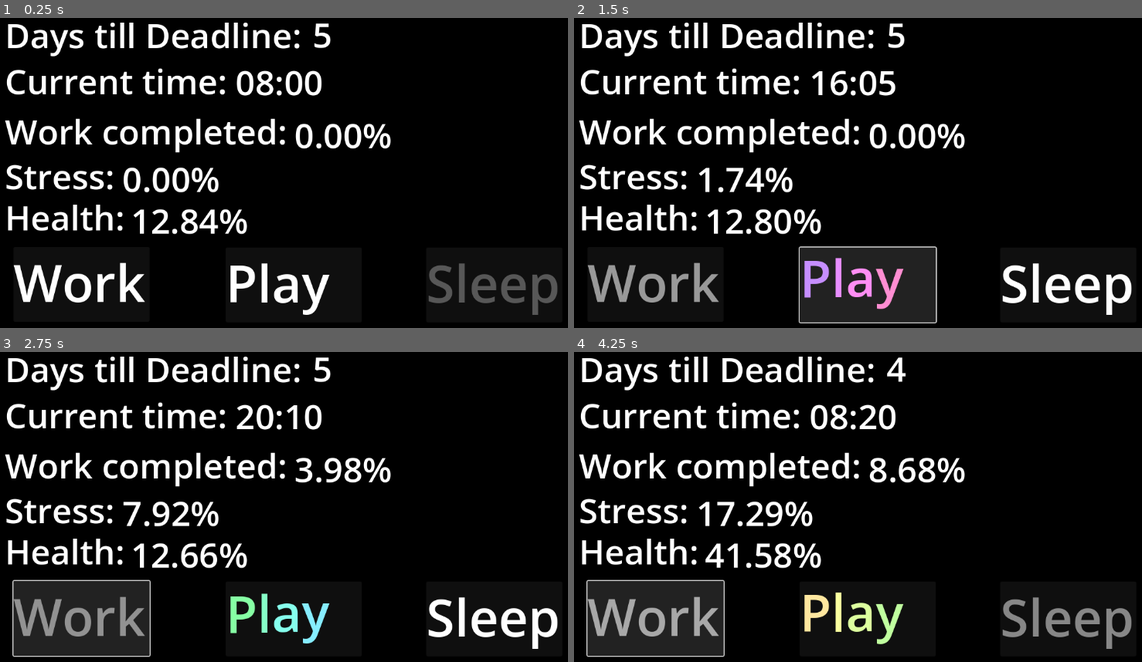
Above: before the commit, frames 1-4 (two rows, left to right).
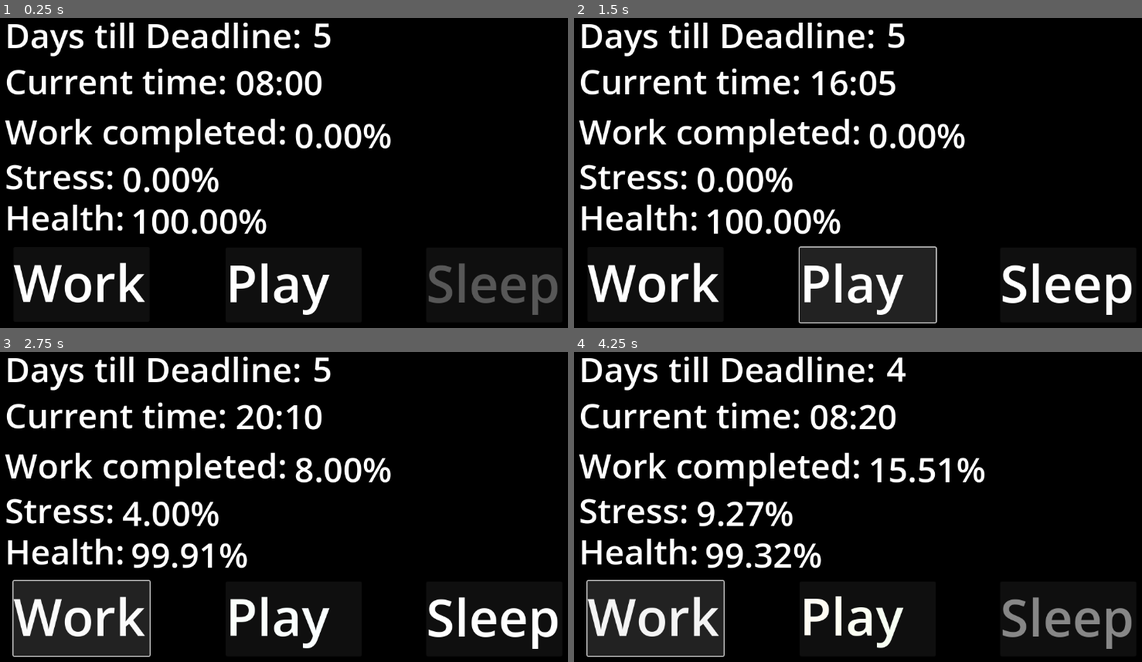
Above: after the commit, the same moments.

Repository: rschlegeTH/EPWS2526PritzkauSchlegel
Game: Godot game, scene res://main_scene.tscn
The game is run twice, just before and just after one commit, with the same random seed, the same clock (stepped at 60 frames per second) and the same inputs.
Inputs:
- Up to frame 1 (0.25 s): no input
- Up to frame 2 (1.5 s): click "[playEffect]Play[/playEffect]" at 0.5 s; click "[playEffect]Play[/playEffect]" at 1.25 s
- Up to frame 3 (2.75 s): click "[workEffect]Work[/workEffect]" at 2 s
- Up to frame 4 (4.25 s): click "[sleepEffect]Sleep[/sleepEffe…" at 2.75 s; click "[workEffect]Work[/workEffect]" at 3.5 s

The runs differ from the first frame. In frame 1, 0.9% of the frame differs, in the area x 26-47%, y 61-70%; in frame 2, 3.6%; in frame 3, 3.5%; in frame 4, 4.5%, in the area x 2-73%, y 34-96%.

Commit message:
Kurve zur relativen berechnung von productivity hinzugefügt

Diff:
--- a/Development/new-game-project/main_scene.tscn
+++ b/Development/new-game-project/main_scene.tscn
@@ -29,6 +29,10 @@
 _data = [Vector2(0, 0.5), 0.0, 0.5, 0, 1, Vector2(1, 1), 0.5, 0.0, 1, 0]
 point_count = 2
 
+[sub_resource type="Curve" id="Curve_mo76n"]
+_data = [Vector2(0, 0), 0.0, 0.0, 0, 0, Vector2(1, 1), 2.3332589, 0.0, 0, 0]
+point_count = 2
+
 [node name="main_scene" type="Node2D"]
 
 [node name="UpdateTimer" type="Timer" parent="."]
@@ -36,11 +40,11 @@
 
 [node name="Variablen-Manager" parent="." instance=ExtResource("1_hq1ik")]
 unique_name_in_owner = true
-gesundheit = 12.844
 g_modTicksSinceSleep = SubResource("Curve_7ycvg")
 g_modStress = SubResource("Curve_wr18j")
 s_modDead = SubResource("Curve_qwutr")
 s_modGesundheit = SubResource("Curve_671wp")
+productivityScale = SubResource("Curve_mo76n")
 time_Hour = 8
 ticksSinceSleep = 25
 
--- a/Development/new-game-project/scritps/variable_manager.gd
+++ b/Development/new-game-project/scritps/variable_manager.gd
@@ -11,6 +11,7 @@
 @export var g_modStress: Curve ## Kurve welche den Einfluss von stress auf g_mod beschreibt
 @export var s_modDead: Curve ## Kurve welche den Einfluss von dead auf s_mod beschreibt
 @export var s_modGesundheit: Curve ## Kurve welche den Einfluss von gesundheit auf s_mod beschreibt
+@export var productivityScale: Curve ## Kurve welche den relativen Einfluss auf completion darstellt
 
 # Zeit für die Uhrzeit
 const  MINUTETICK: int = 5
@@ -69,7 +70,7 @@
 	if(completion == 100):
 		print("Work Successfull!!!")
 		return
-	var prodPercent:float = productivity /100 ## Productivity durch 100 teilen, um einen Wert kleiner 1 zu erhalten.
+	var prodPercent:float = productivityScale.sample(productivity * 0.01)  ## Productivity wird relativ zur ProductivityScale kurve multipliziert
 	completion = completion + completionGrowth * prodPercent
 	completion = clampf(completion, 0, 100)
 
@@ -93,7 +94,7 @@
 	playGame()
 
 ## Erhöht den Arbeitsfortschritt um die investierte Zeit und verbraucht die investierte Zeit.
-func work(time_spent:int = 4, standardIncrease: float = 1.8) -> void: # standardIncrease beschreibt wie viel prozent Arbeit der Spieler pro Stunde schafft
+func work(time_spent:int = 4, standardIncrease: float = 2) -> void: # standardIncrease beschreibt wie viel prozent Arbeit der Spieler pro Stunde schafft
 	@warning_ignore("narrowing_conversion") addCompletion(time_spent * standardIncrease)
 	addStress(time_spent)
 	increase_Time(time_spent)
@@ -112,7 +113,7 @@
 
 
 ## Wird bei drücken des "Play"-Buttons ausgeführt.
-func playGame(time_spent: int=4, standardIncrease: float = 1 ) -> void:
+func playGame(time_spent: int=4, standardIncrease: float = 1.5 ) -> void:
 	addStress(-(time_spent * standardIncrease))
 	increase_Time(time_spent)
 
Not shown: 1 places in Development/new-game-project/main_scene.tscn that only renumber resources
